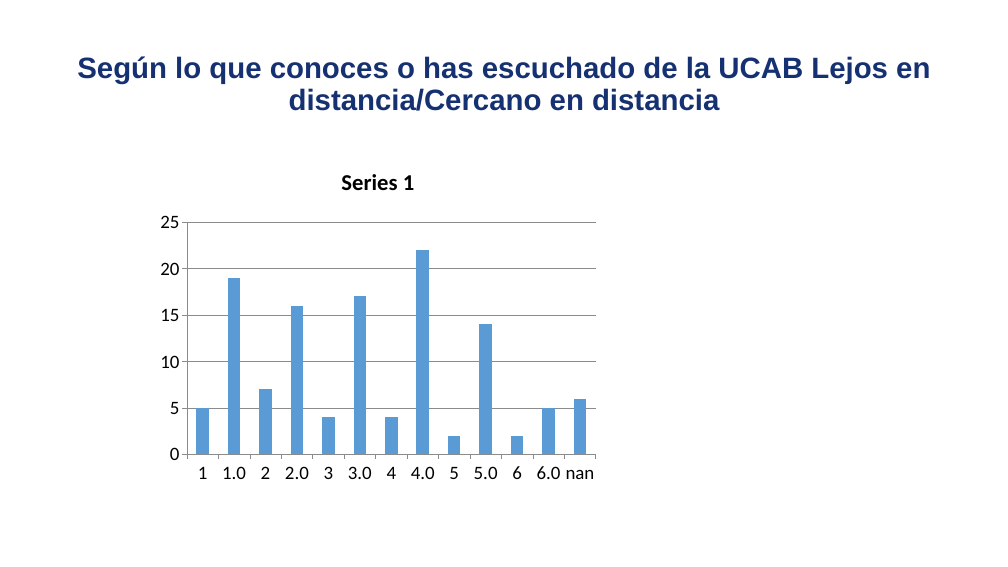
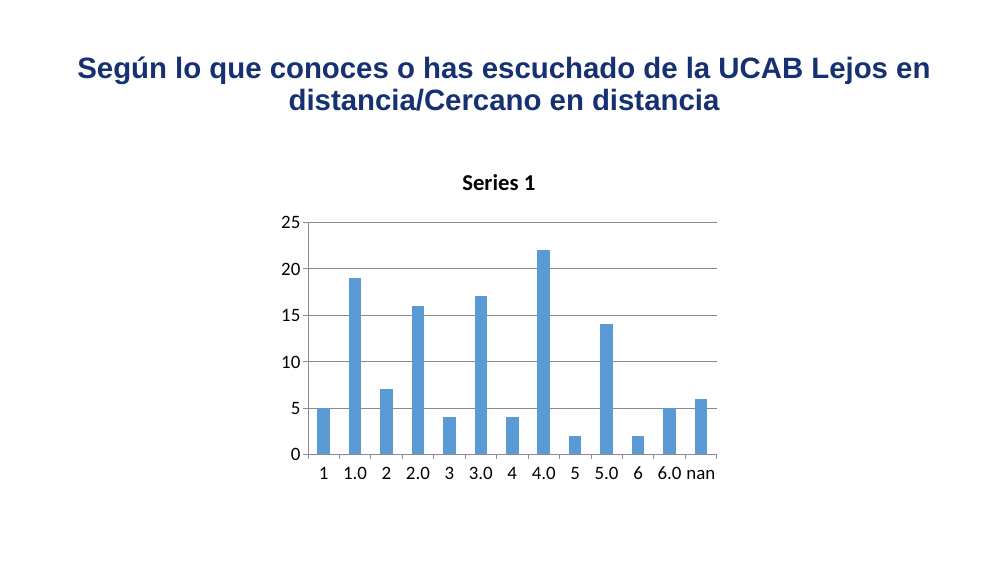
Before and after one commit to david-monroy/sistema-aid, a slide deck: slide 3 of sistemaaid/backend/ia/presentaciones/pruebapresentaciones.pptx. Drawn at 1008x567 pixels with LibreOffice and Linux fonts; fonts in the diff are those of the drawing. Boxes give left, top, right and bottom in pixels: in the first picture for what was removed or moved away, otherwise in the second. Text is boxed around its words. In the diff, an @@ line names an element or a change of style, - is before the commit and + after.

```diff
--- a/sistemaaid/backend/ia/presentaciones/pruebapresentaciones.pptx
+++ b/sistemaaid/backend/ia/presentaciones/pruebapresentaciones.pptx
@@ column chart: place and size @@
-column chart at [151,151,605,492]
+column chart at [272,151,726,492]
```
Also in this commit, not shown: 2 other slides changed, 2 other files.
